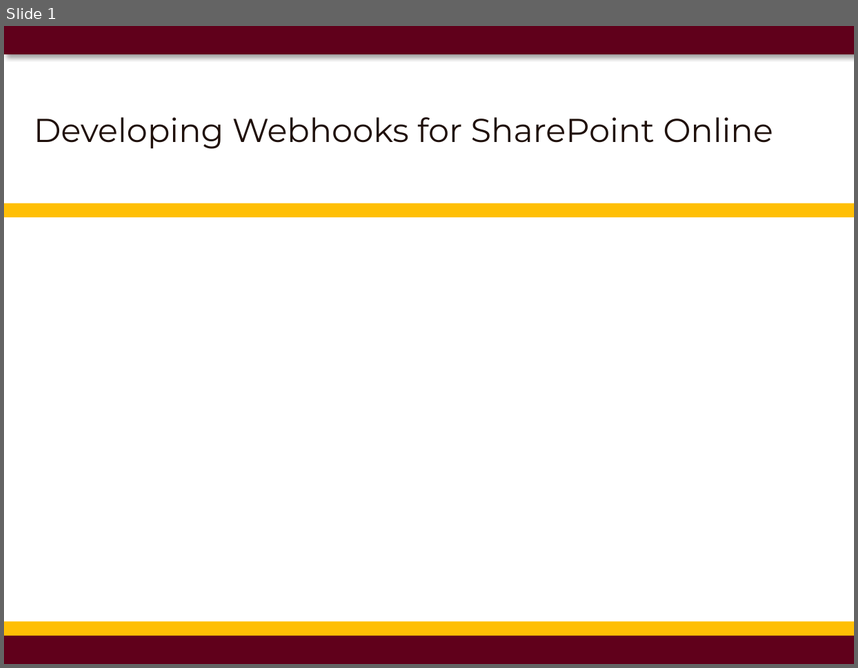
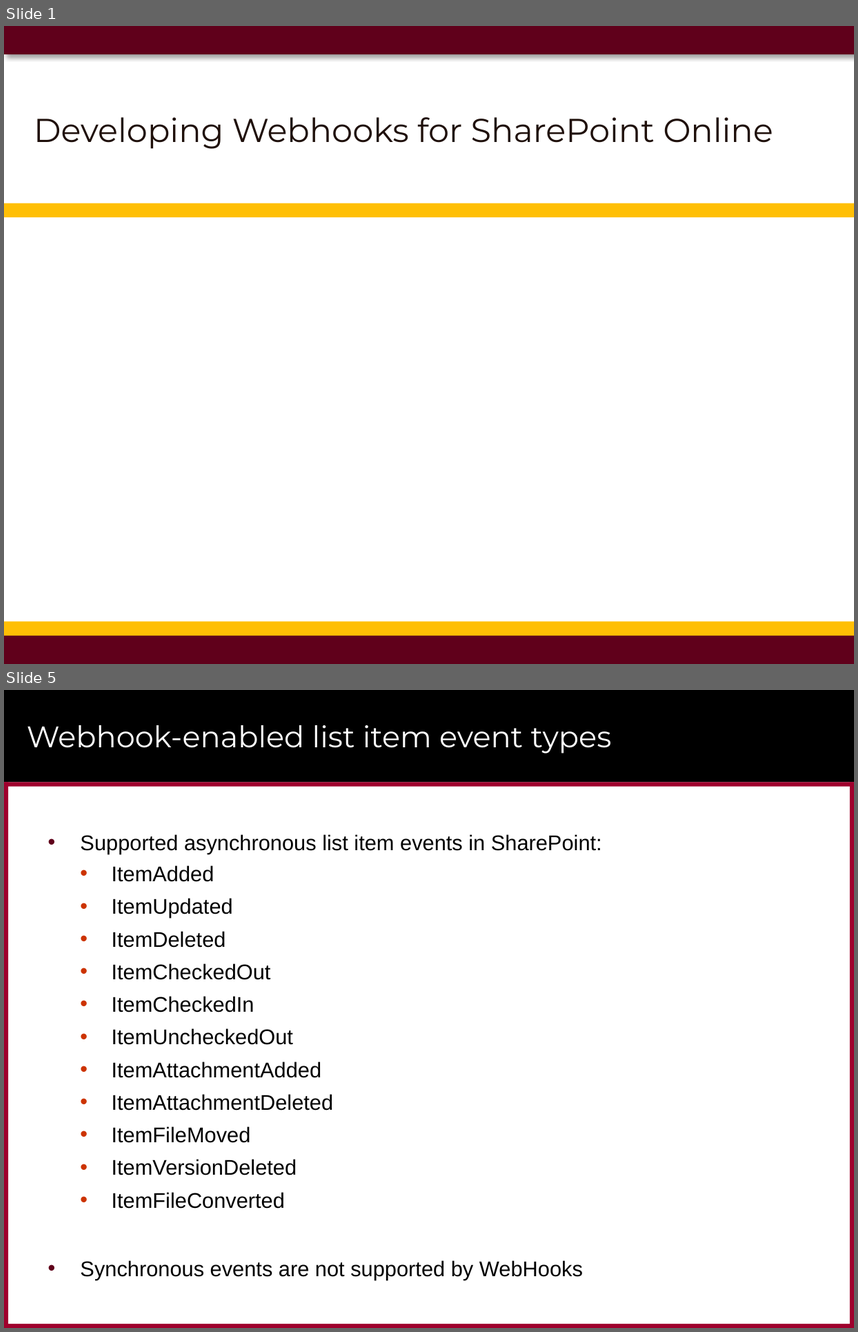
Before and after one commit to CriticalPathTraining/MSD365_Courseware, a slide deck: 12 WebHooks.pptx. Shown one above the other, each under a label of ours: slide 1 before the commit, slides 1 and 5 after it; the slides between them are not shown. The pictures are 858x668 and 858x1332 pixels, drawn with LibreOffice and Linux fonts; fonts in the diff are those of the drawing; background and template pictures are left out. Boxes give left, top, right and bottom in pixels: in the first picture for what was removed or moved away, otherwise in the second. Text is boxed around its words. In the diff, an @@ line names an element or a change of style, - is before the commit and + after.

```diff
--- a/12 WebHooks.pptx
+++ b/12 WebHooks.pptx
@@ slide 5 added at (4, 690, 854, 1328), background #FFFFFF @@
@@ rectangle added at (4, 690, 854, 782), fill #000000 @@
@@ title added at (27, 725, 612, 753), 25.2 pt, text #FFFFFF @@
+Webhook-enabled list item event types
@@ rectangle added at (4, 782, 854, 786), fill #9F002D @@
@@ rectangle added at (4, 782, 8, 1328), fill #9F002D @@
@@ rectangle added at (850, 782, 854, 1328), fill #9F002D @@
@@ text added at (80, 834, 602, 1280), 18 pt, text #000000 @@
+• Supported asynchronous list item events in SharePoint:
+  • ItemAdded
+  • ItemUpdated
+  • ItemDeleted
+  • ItemCheckedOut
+  • ItemCheckedIn
+  • ItemUncheckedOut
+  • ItemAttachmentAdded
+  • ItemAttachmentDeleted
+  • ItemFileMoved
+  • ItemVersionDeleted
+  • ItemFileConverted
+• Synchronous events are not supported by WebHooks
@@ rectangle added at (805, 1283, 838, 1314), fill #FFFFFF at 75% opacity @@
@@ rectangle added at (4, 1323, 854, 1328), fill #9F002D @@
```
Also in this commit, not shown: 21 other slides added, 1 slide removed, 10 other files.
